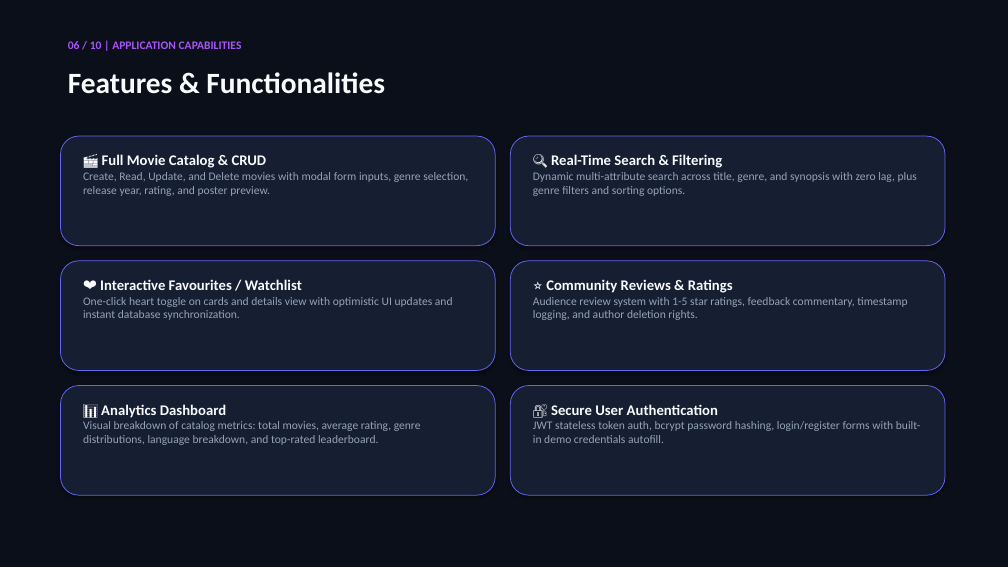
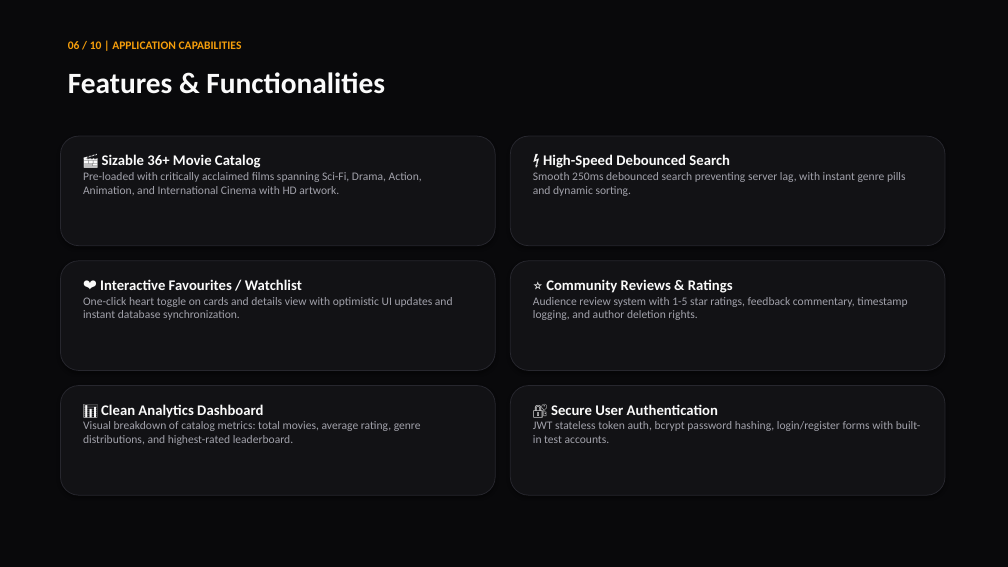
Before and after one commit to Samarth-Varma-M/cineverse-mern-project, a slide deck: slide 6 of presentation/CineVerse_MERN_Project_Presentation.pptx. Drawn at 1008x567 pixels with LibreOffice and Linux fonts; fonts in the diff are those of the drawing. Boxes give left, top, right and bottom in pixels: in the first picture for what was removed or moved away, otherwise in the second. Text is boxed around its words. In the diff, an @@ line names an element or a change of style, - is before the commit and + after.

Commit message:
feat: overhaul UI to sleek matte black, expand catalog to 36+ movies, add debounced search, clean clutter

```diff
--- a/presentation/CineVerse_MERN_Project_Presentation.pptx
+++ b/presentation/CineVerse_MERN_Project_Presentation.pptx
@@ rectangle at <box>0,0,1008,567</box>: fill #0B0F19 to #09090B @@
@@ text "06 / 10 | APPLICATION ..." at <box>68,41,242,49</box>: text colour #A855F7 to #F59E0B @@
@@ text at <box>83,154,422,195</box>: text changed; text colour #94A3B8 to #A1A1AA @@
-🎬 Full Movie Catalog & CRUD
-Create, Read, Update, and Delete movies with modal form inputs, genre selection, release year, rating, and poster preview.
+🎬 Sizable 36+ Movie Catalog
+Pre-loaded with critically acclaimed films spanning Sci-Fi, Drama, Action, Animation, and International Cinema with HD artwork.
@@ text at <box>533,154,906,196</box>: text changed; text colour #94A3B8 to #A1A1AA @@
-🔍 Real-Time Search & Filtering
-Dynamic multi-attribute search across title, genre, and synopsis with zero lag, plus genre filters and sorting options.
+⚡ High-Speed Debounced Search
+Smooth 250ms debounced search preventing server lag, with instant genre pills and dynamic sorting.
@@ text "❤️ Interactive Favourites / Watchlist" at <box>83,279,453,320</box>: text colour #F8FAFC to #FAFAFA in "❤️ Interactive Favourites / Watchlist"; text colour #94A3B8 to #A1A1AA in "One-click heart toggle on cards and details ..." @@
@@ text "⭐ Community Reviews & Ratings" at <box>533,279,907,320</box>: text colour #F8FAFC to #FAFAFA in "⭐ Community Reviews & Ratings"; text colour #94A3B8 to #A1A1AA in "Audience review system with 1-5 star ratings, ..." @@
@@ fill #161E31 to #121215; outline #6366F1 0.75 pt to #27272E 0.75 pt in 6 elements at <box>60,136,495,246</box>, <box>510,136,945,246</box>, <box>60,261,495,371</box>, <box>510,261,945,371</box>, <box>60,386,495,495</box>, <box>510,386,945,495</box> @@
@@ text at <box>83,404,421,445</box>: text changed; text colour #94A3B8 to #A1A1AA @@
-📊 Analytics Dashboard
-Visual breakdown of catalog metrics: total movies, average rating, genre distributions, language breakdown, and top-rated leaderboard.
+📊 Clean Analytics Dashboard
+Visual breakdown of catalog metrics: total movies, average rating, genre distributions, and highest-rated leaderboard.
@@ text at <box>551,404,718,415</box>: text colour #F8FAFC to #FAFAFA in "🔐 Secure User Authentication" @@
@@ text at <box>533,421,921,443</box>: text changed; text colour #94A3B8 to #A1A1AA @@
-JWT stateless token auth, bcrypt password hashing, login/register forms with built-in demo credentials autofill.
+JWT stateless token auth, bcrypt password hashing, login/register forms with built-in test accounts.
```
Also in this commit, not shown: 9 other slides changed, 11 other files.
